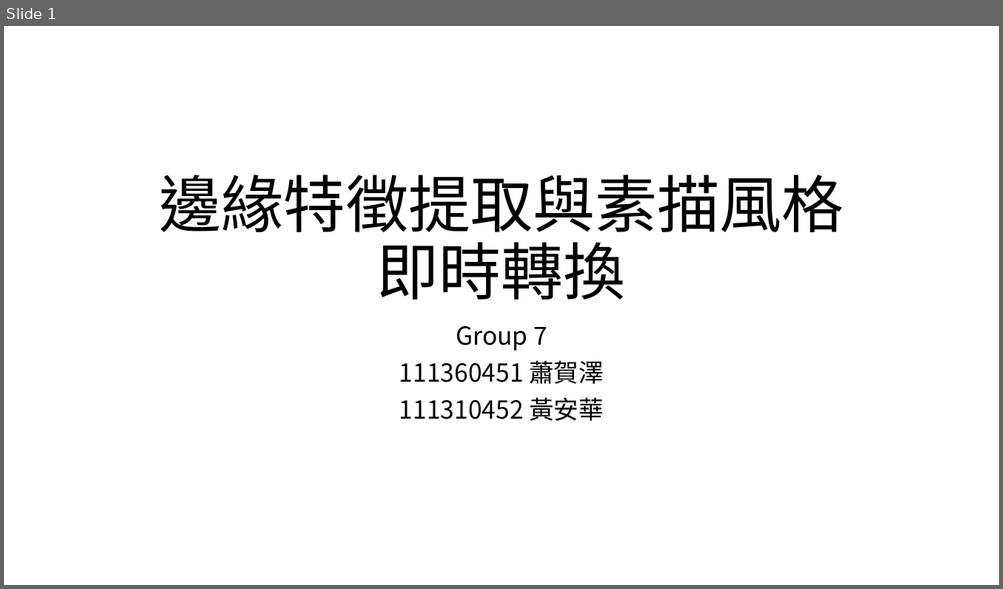
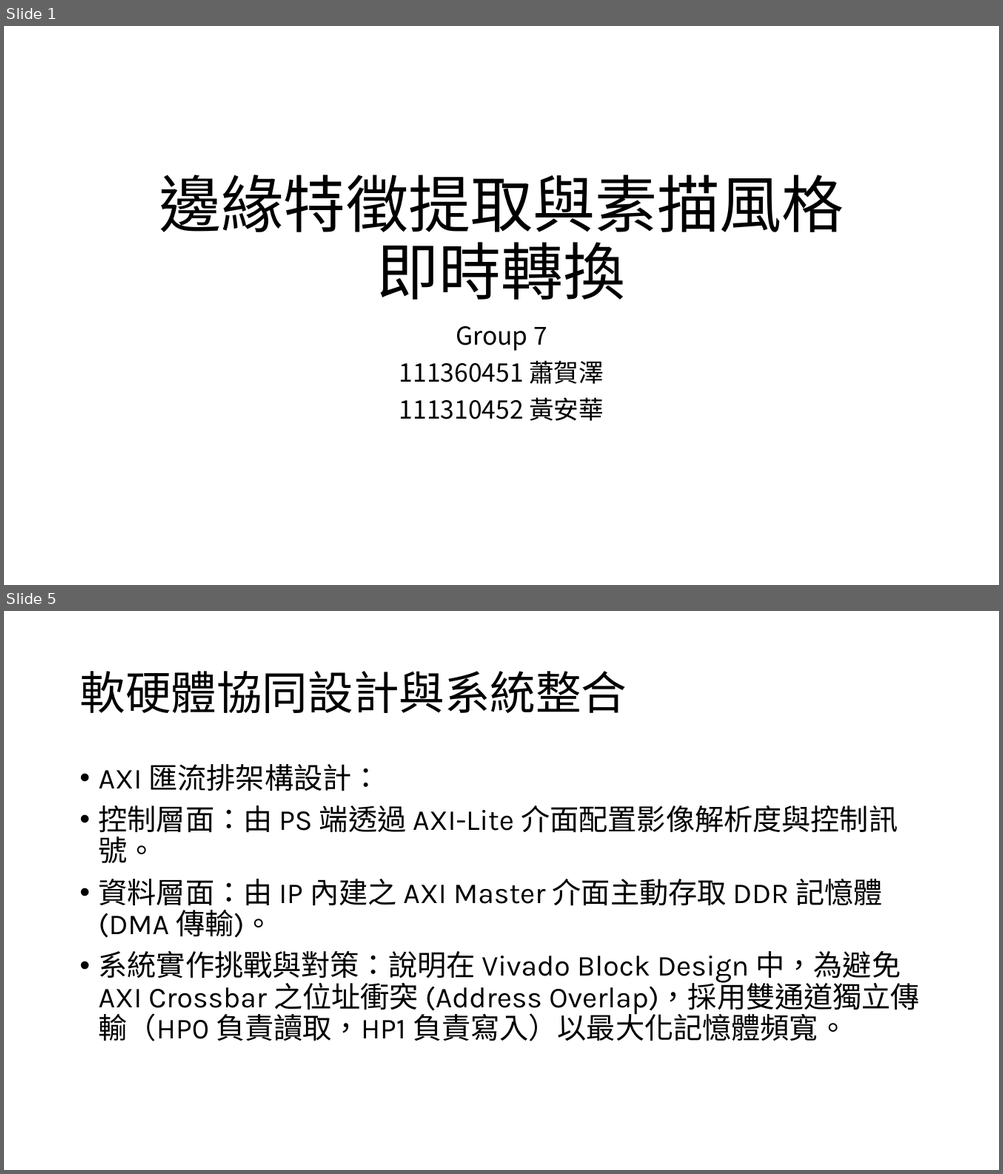
Before and after one commit to Annie04082020/FPGA_Final_prj, a slide deck: sketch_generator.pptx. Shown one above the other, each under a label of ours: slide 1 before the commit, slides 1 and 5 after it; the slides between them are not shown. The pictures are 1003x589 and 1003x1174 pixels, drawn with LibreOffice and Linux fonts; fonts in the diff are those of the drawing. Boxes give left, top, right and bottom in pixels: in the first picture for what was removed or moved away, otherwise in the second. Text is boxed around its words. In the diff, an @@ line names an element or a change of style, - is before the commit and + after.

```diff
--- a/sketch_generator.pptx
+++ b/sketch_generator.pptx
@@ slide 5 added at [4,611,999,1170], background #FFFFFF @@
@@ title added at [79,671,626,713], 44 pt, text #000000 @@
+軟硬體協同設計與系統整合
@@ text added at [99,764,919,1042], 28 pt, text #000000 @@
+• AXI 匯流排架構設計：
+• 控制層面：由 PS 端透過 AXI-Lite 介面配置影像解析度與控制訊號。
+• 資料層面：由 IP 內建之 AXI Master 介面主動存取 DDR 記憶體 (DMA 傳輸)。
+• 系統實作挑戰與對策：說明在 Vivado Block Design 中，為避免 AXI Crossbar 之位址衝突 (Address Overlap)，採用雙通道獨立傳輸（HP0 負責讀取，HP1 負責寫入）以最大化記憶體頻寬。
```
Also in this commit, not shown: 6 other slides added, 1 slide removed, 4 other files.
